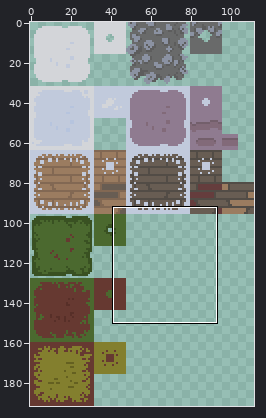
Sprite sheet, stored at rughai/tiles/main_tileset.png. The picture above shows the old version from afar; the outline marks the close-up.
Close-up. As it was:
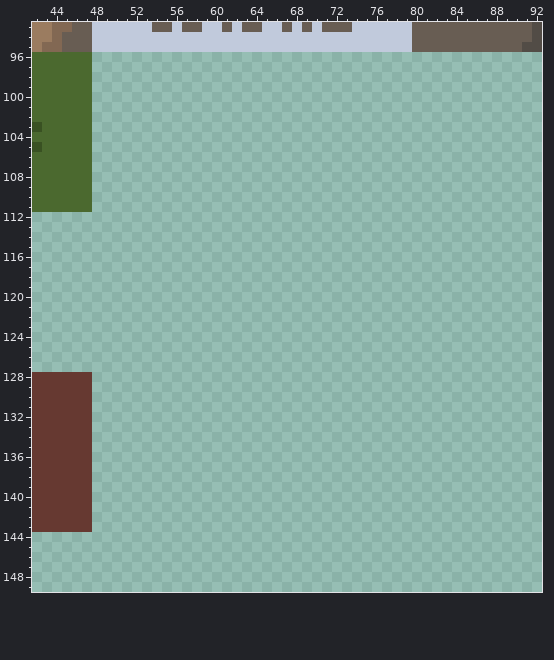
The file is 112x192 pixels. Shown: x 42..92, y 93..149.
Now the later version:
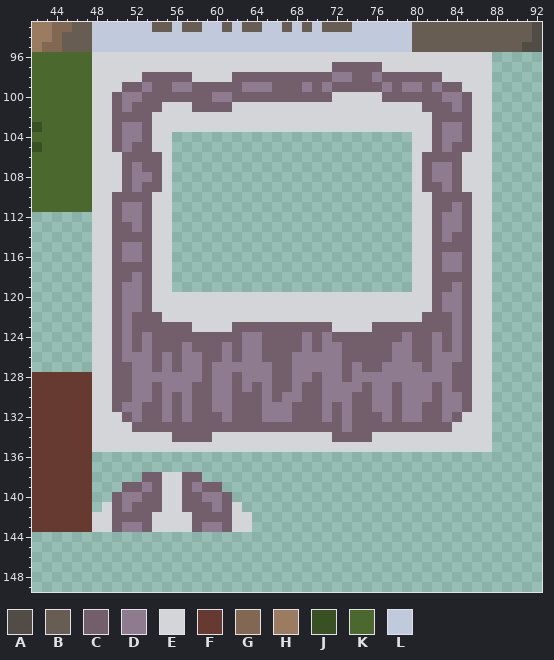
Palette (. is transparent): A #524c46  B #685d53  C #735f6b  D #8f7b90  E #d3d5d9  F #663931  G #826853  H #9b7c60  J #395122  K #4b692f  L #c1cadc
Edits made:
Changed rows in their new state; - is an unchanged pixel.
first column x 48:
 96 EEEEEEEEEEEEEEEEEEEEEEEEEEEEEEEEEEEEEEEE
 97 EEEEEEEEEEEEEEEEEEEEEEEECCCCCEEEEEEEEEEE
 98 EEEEECCCCCEEEECCCCCCCCCCDDCCDCCCCCCEEEEE
 99 EEECCDCCDDCCCCCDDDCCCDCDCCCCCDCDDCDCCEEE
100 EECDDCCCCCCCDDCCCCCCCCCCEEEEECCCCCCDDCEE
101 EECDCCCEEECCCCEEEEEEEEEEEEEEEEEEECCCDCEE
102 EECCCCEEEEEEEEEEEEEEEEEEEEEEEEEEEECCCCEE
103 EECDDCEEEEEEEEEEEEEEEEEEEEEEEEEEEECDDCEE
104 EECDDCEE------------------------EECDDCEE
105 EECDCCEE------------------------EECDCCEE
106 EEECCCCE------------------------ECCCCEEE
107 EEECDCCE------------------------ECDDCEEE
108 EEECDDCE------------------------ECDDCEEE
109 EEECDCCE------------------------ECCDCEEE
110 EECCCCEE------------------------EECCCCEE
111 EECDDCEE------------------------EECCDCEE
112 EECDDCEE------------------------EECDDCEE
113 EECCDCEE------------------------EECDDCEE
114 EECCCCEE------------------------EECDCCEE
115 EECDDCEE------------------------EECCCCEE
116 EECDDCEE------------------------EECDDCEE
117 EECCCCEE------------------------EECDDCEE
118 EECCDCEE------------------------EECCCCEE
119 EECDDCEE------------------------EECCDCEE
120 EECDDCEEEEEEEEEEEEEEEEEEEEEEEEEEEECDDCEE
121 EECDDCEEEEEEEEEEEEEEEEEEEEEEEEEEEECDDCEE
122 EECDCCCEEEEEEEEEEEEEEEEEEEEEEEEEECCCDCEE
123 EECDCCCCCCEEEECCCCCCCCCCEEEECCCCCCCCDCEE
124 EECDCDCCCCCCCCCDDCCCCDCDCCCCCCCDCCDCDCEE
125 EECDCDCCCDCCCDCDDCCCCDCDDCCCCCDDCCDCDCEE
126 EECDDDCDCDDCCDCDDCCCDDDDDCCCCCDDCCDDDCEE
127 EECCDDCDCDDCDDDDDDCCDDDDDCDCCDDDDCDDCCEE
128 EECCDDDDDDDCDDCDDDCCDDCDDCDDDDDDDDDDCCEE
129 EECCDDCDDDCCDDCDCDCCDCCDDDDCDDCDDDCDCCEE
130 EECCDDCDCDCCDDCCCDCDDCCDDDCCDDCDDDCDDCEE
131 EECDDCCDCDCCDDCCCDDDCCCDCDCCDDCDDCCDDCEE
132 EEECDCCDCDCCCDCCCDDDCCCDCDCCCDCDDCCDCEEE
133 EEEECCCCCCCCCCCCCCCCCCCCCDCCCCCCCCCCEEEE
134 EEEEEEEECCCCEEEEEEEEEEEECCCCEEEEEEEEEEEE
135 EEEEEEEEEEEEEEEEEEEEEEEEEEEEEEEEEEEEEEEE
138 -----CCEECC-----------------------------
139 ---CCDCEECDCC---------------------------
140 --CDDCCEECCDDC--------------------------
141 -ECDCCCEECCCDCE-------------------------
142 EECCCCEEEECCCCEE------------------------
143 EECDDCEEEECDDCEE------------------------
Pixel boxes of the changes (left, top, right, bottom) in both close-ups:
added: (92, 52, 492, 532)
